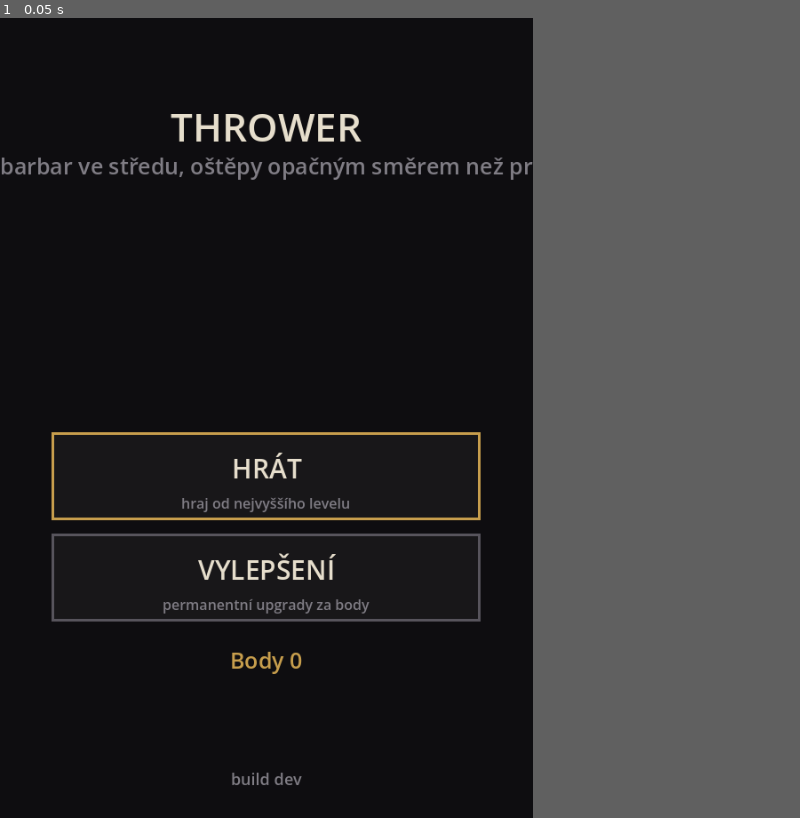
Above: before the commit, frame 1.
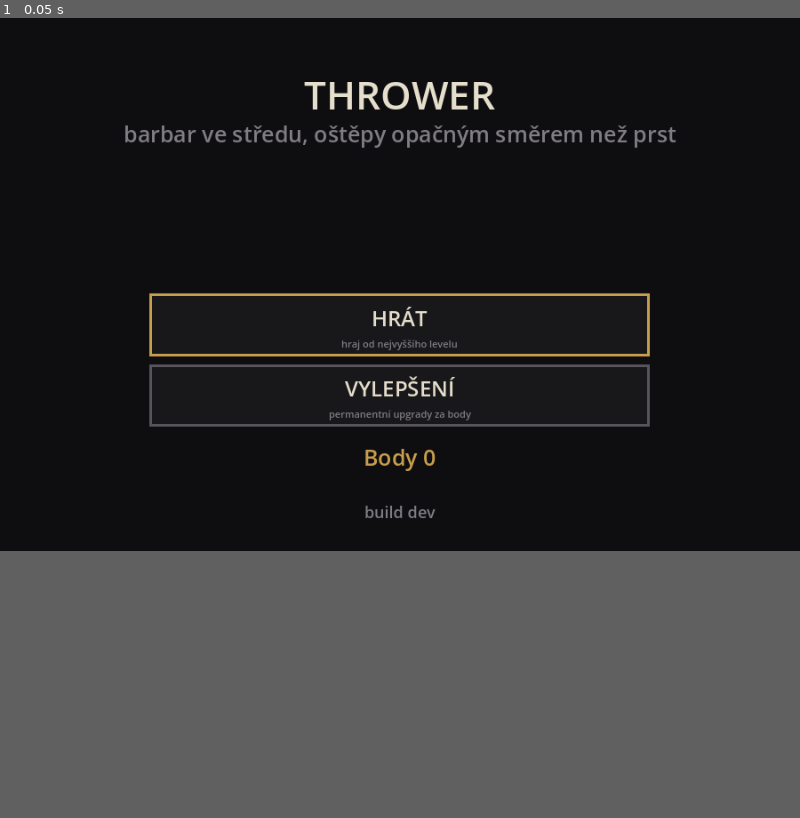
Above: after the commit, the same moment.

Repository: jankoznar94/dark-story
Game: Godot game, scene res://main.tscn
The game is run twice, just before and just after one commit, with the same random seed, the same clock (stepped at 60 frames per second) and the same inputs.
Inputs:
- Up to frame 1 (0.05 s): no input
The window is 533x800 before the commit and 800x533 after it. Grey fills any space a smaller window leaves; there, only what the larger window draws over its background counts as a difference.

The runs differ from the first frame. In frame 1, 5.5% of the frame differs, in the area x 0-85%, y 8-96%.

Commit message:
Thrower: hra na sirku - orientace v projektu, manifestu i na strance

Diff:
--- a/project.godot
+++ b/project.godot
@@ -11,10 +11,10 @@
 
 [display]
 
-window/size/viewport_width=600
-window/size/viewport_height=900
+window/size/viewport_width=900
+window/size/viewport_height=600
 window/stretch/mode="disabled"
-window/handheld/orientation=1
+window/handheld/orientation=0
 
 [input_devices]
 
--- a/scripts/screen_layout.gd
+++ b/scripts/screen_layout.gd
@@ -101,7 +101,7 @@
 	var w: float = clampf(view.x * 0.86, 260.0, 620.0)
 	var h: float = btn_size()
 	var gap: float = maxf(8.0, view.y * 0.012)
-	var top: float = view.y * 0.14
+	var top: float = maxf(view.y * 0.14, float(title_px) * 2.45)
 	var bottom: float = view.y - h - maxf(18.0, view.y * 0.04)
 	var n: int = Upgrades.STATS.size()
 	# NA SIROKEM DISPLEJI DVA SLOUPCE. Sedm radku po 44 px se na 360 px vysky
@@ -121,8 +121,8 @@
 		var row: int = i % rows
 		upg_rows.append(Rect2(x + (cw + gap) * float(col), top + (rh + gap) * float(row), cw, rh))
 	upg_back = Rect2(x, view.y - h - maxf(18.0, view.y * 0.04), w, h)
-	upg_title_y = top - view.y * 0.08
-	upg_note_y = top - view.y * 0.045
+	upg_title_y = top - float(title_px) * 2.2
+	upg_note_y = top - float(font_px) * 1.55
 
 
 func layout_dialog() -> void:
--- a/tools/test_layout.gd
+++ b/tools/test_layout.gd
@@ -61,6 +61,9 @@
 			and rr.position.y >= -0.5 and rr.end.y <= v.y + 0.5, "%s: radek upgradu je mimo displej" % tag)
 	_check(l.upg_back.size.y >= 44.0, "%s: ZPET je nizsi nez 44 px" % tag)
 	_check(l.upg_back.end.y <= v.y + 0.5, "%s: ZPET je mimo displej" % tag)
+	_check(l.upg_title_y >= 0.0, "%s: nadpis upgradu je nad displejem" % tag)
+	_check(l.upg_note_y + float(l.font_px) * 1.2 <= l.upg_panel.position.y + 0.5,
+		"%s: pocet bodu se prekryva s radky" % tag)
 	# 4) HORNI PRUH: tlacitka se vejdou a neprekryvaji se.
 	_check(l.hud_menu.size.y >= 30.0, "%s: tlacitko MENU je moc male" % tag)
 	_check(l.hud_pause.end.x <= l.hud_menu.position.x, "%s: tlacitka v pruhu se prekryvaji" % tag)
Not shown, changed: tools/fix_pwa_export.py
